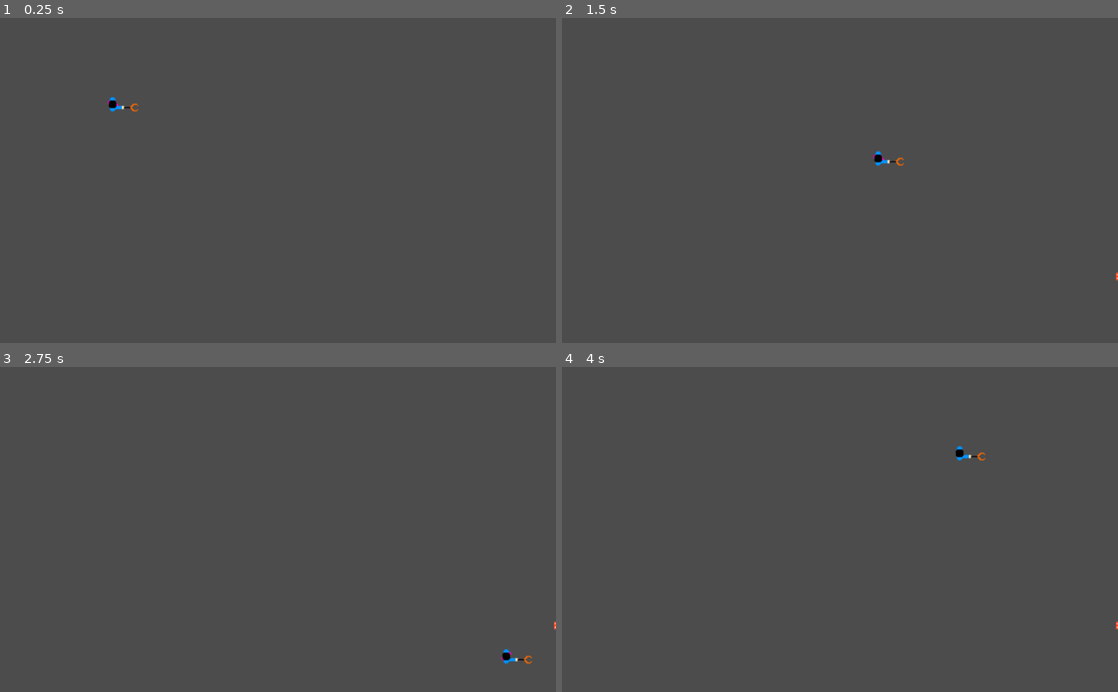
Above: before the commit, frames 1-4 (two rows, left to right).
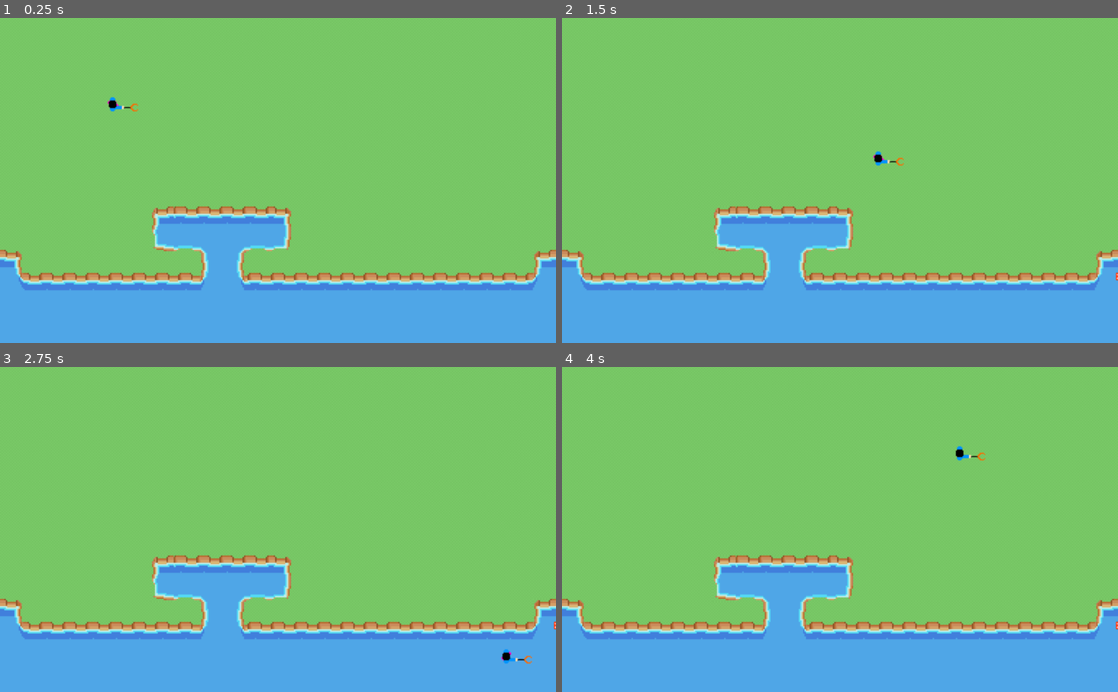
Above: after the commit, the same moments.

Repository: SimonDamberg/trashman-outyard
Game: Godot game, scene res://Axel.tscn
Two runs of this game, one before a commit and one after it. Both use one fixed random seed, a clock stepped at 60 frames per second and the inputs below. This scene is started directly instead of the project's main scene.
Inputs:
- Up to frame 1 (0.25 s): no input
- Up to frame 2 (1.5 s): tap Enter at 0.5 s; hold Right (ui_right) 0.53-1.28 s; hold Down (ui_down) from 1.28 s (still down)
- Up to frame 3 (2.75 s): release Down (ui_down) at 2.03 s; hold Right (ui_right) from 2.03 s (still down)
- Up to frame 4 (4 s): release Right (ui_right) at 2.78 s; hold Up (ui_up) 2.78-3.53 s; hold Left (ui_left) from 3.53 s (still down)

The runs differ from the first frame. In frame 1, 100% of the frame differs, in the area x 0-100%, y 0-100%; in frame 2, 100%; in frame 3, 100%; in frame 4, 100%.

Commit message:
Added Axel

Diff:
--- a/Hackathon/Axel.tscn
+++ b/Hackathon/Axel.tscn
@@ -1,10 +1,18 @@
-[gd_scene load_steps=4 format=2]
+[gd_scene load_steps=6 format=2]
 
 [ext_resource path="res://resources/Player.tscn" type="PackedScene" id=1]
 [ext_resource path="res://Score.gd" type="Script" id=2]
 [ext_resource path="res://resources/GameController.gd" type="Script" id=3]
+[ext_resource path="res://assets/playground.png" type="Texture" id=4]
+[ext_resource path="res://resources/bgscaler.gd" type="Script" id=5]
 
 [node name="Node" type="Node"]
+
+[node name="Sprite" type="Sprite" parent="."]
+position = Vector2( 507.02, 317.289 )
+scale = Vector2( 1.33498, 1.33498 )
+texture = ExtResource( 4 )
+script = ExtResource( 5 )
 
 [node name="Player" parent="." instance=ExtResource( 1 )]
 position = Vector2( 227.412, 164.304 )
